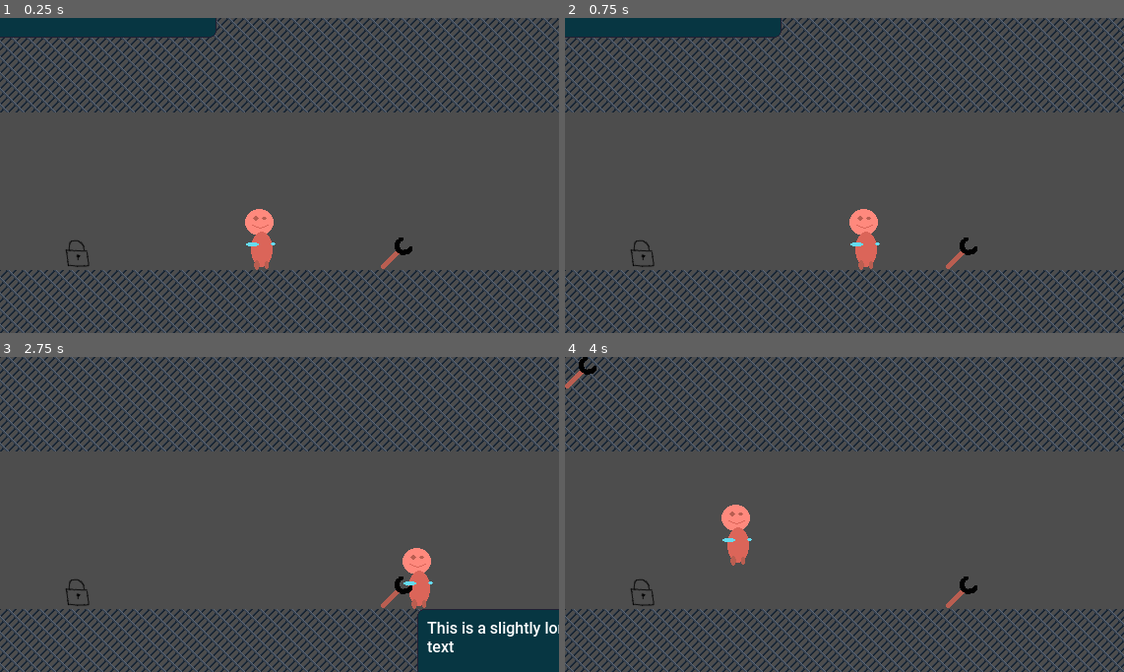
Above: before the commit, frames 1-4 (two rows, left to right).
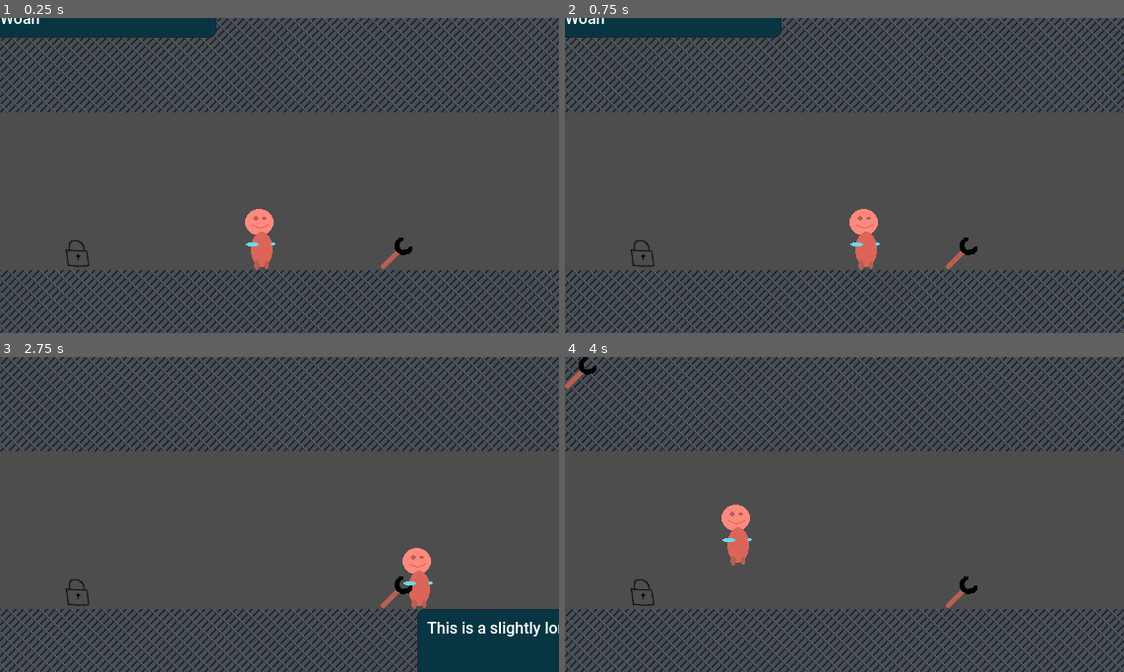
Above: after the commit, the same moments.

Repository: panorb/ludum-dare-58
Game: Godot game, scene res://game/game.tscn
The game is run twice, just before and just after one commit, with the same random seed, the same clock (stepped at 60 frames per second) and the same inputs.
Inputs:
- Up to frame 1 (0.25 s): no input
- Up to frame 2 (0.75 s): tap Enter at 0.5 s; hold Right (move_right) from 0.53 s (still down); tap W (interact) at 0.6 s
- Up to frame 3 (2.75 s): tap Space (jump) at 0.77, 1.52 s; tap W (interact) at 1.35, 2.1 s; release Right (move_right) at 2.03 s; hold Left (move_left) from 2.03 s (still down)
- Up to frame 4 (4 s): keep holding Left (move_left); tap W (interact) at 2.85, 3.6 s; tap Space (jump) at 3.02, 3.77 s

The runs differ from the first frame. In frame 1, less than 0.1% of the frame differs, in the area x 0-8%, y 0-2%; in frame 2, less than 0.1%; in frame 3, 0.1%, in the area x 76-82%, y 90-94%; in frame 4, nothing differs.

Commit message:
Wrangle with UI components Part 2

Diff:
--- a/godot/cutscene/dialog.tscn
+++ b/godot/cutscene/dialog.tscn
@@ -7,8 +7,6 @@
 [node name="Dialog" type="Control"]
 layout_mode = 3
 anchors_preset = 0
-size_flags_horizontal = 3
-size_flags_vertical = 3
 theme = ExtResource("1_wddsb")
 script = ExtResource("2_v0ldd")
 
--- a/godot/cutscene/speech_bubble.tscn
+++ b/godot/cutscene/speech_bubble.tscn
@@ -5,7 +5,6 @@
 [ext_resource type="Script" uid="uid://c3r7f0jn5ru6m" path="res://cutscene/speech_bubble.gd" id="2_t6kga"]
 
 [node name="SpeechBubble" type="MarginContainer"]
-custom_minimum_size = Vector2(200, 0)
 offset_right = 21.0
 offset_bottom = 39.0
 size_flags_horizontal = 2
@@ -27,13 +26,11 @@
 
 [node name="TextPadding" type="MarginContainer" parent="."]
 layout_mode = 2
-size_flags_horizontal = 0
-size_flags_vertical = 0
 
 [node name="RichTextLabel" type="RichTextLabel" parent="TextPadding"]
 unique_name_in_owner = true
 clip_contents = false
-custom_minimum_size = Vector2(200, 0)
+custom_minimum_size = Vector2(120, 0)
 layout_mode = 2
 size_flags_vertical = 0
 text = "Woah"
